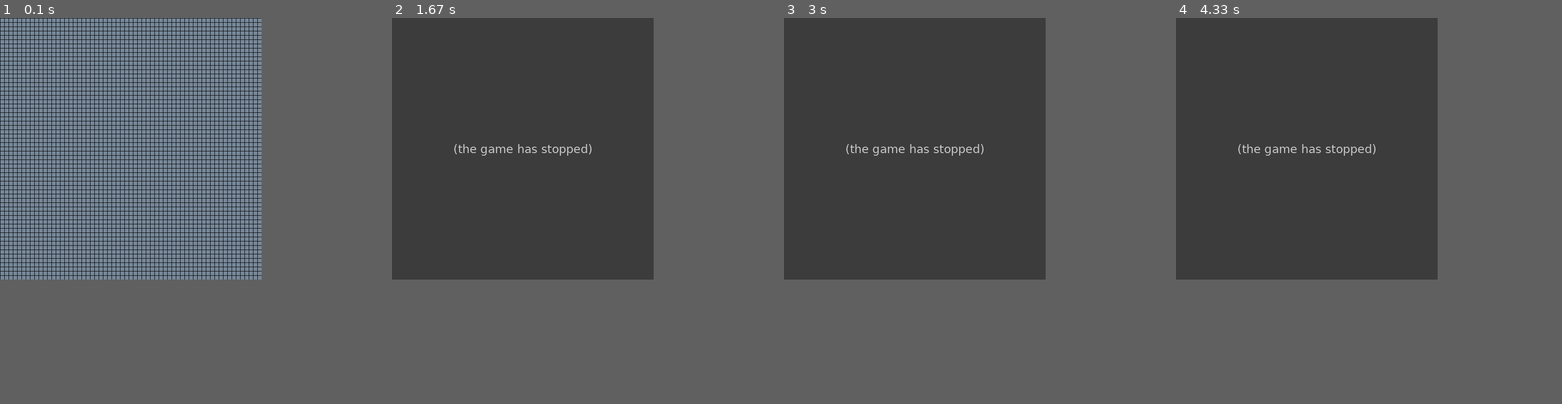
Above: before the commit, frames 1-4 (left to right).
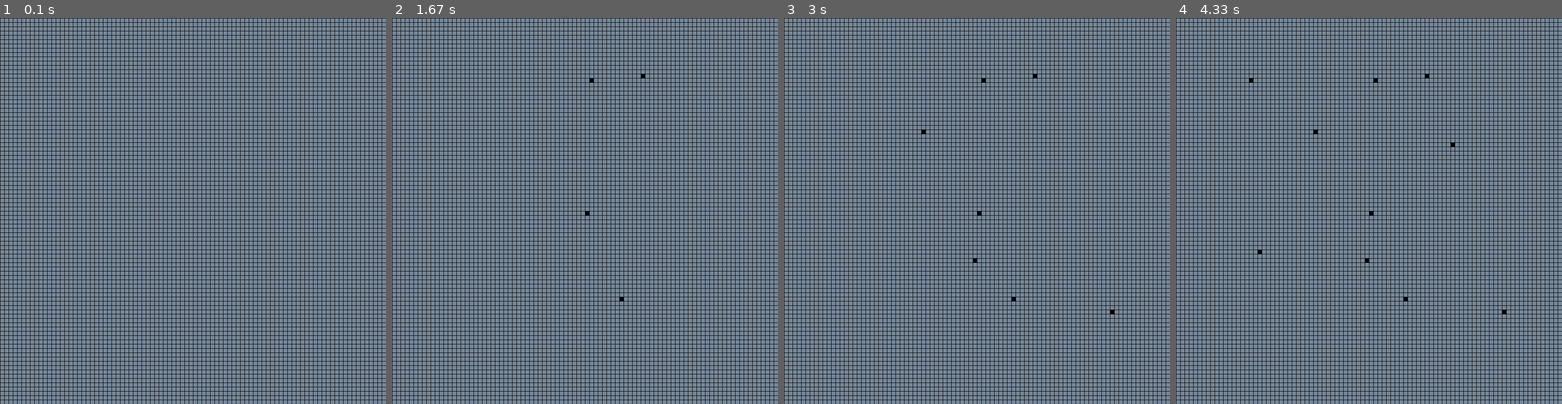
Above: after the commit, the same moments.

Repository: Igluvis/Pathfinder
Game: pygame game, started from src/run.py
Two runs of this game, one before a commit and one after it. Both use one fixed random seed, a clock stepped at 60 frames per second and the inputs below.
Inputs (mouse positions are in pixels of both pictures, inside the frame that each line leads up to):
- Up to frame 1 (0.1 s): no input
- Up to frame 2 (1.67 s): click (585, 211) at 0.38 s; click (623, 295) at 0.72 s; click (642, 75) at 1.08 s; click (592, 79) at 1.58 s
- Up to frame 3 (3 s): click (977, 257) at 1.92 s; click (922, 129) at 2.42 s; click (1112, 311) at 2.98 s
- Up to frame 4 (4.33 s): click (1450, 141) at 3.32 s; click (1253, 79) at 3.75 s; click (1260, 253) at 4.15 s
In our replay, the window is 610x610 before the commit and 900x900 after it. These sizes can differ from the game's own. Grey fills any space a smaller window leaves; there, only what the larger window draws over its background counts as a difference.

The runs differ from the first frame. In frame 1, 10% of the frame differs, in the area x 0-100%, y 0-100%; in frame 2, 56%; in frame 3, 56%; in frame 4, 56%.
Error before the commit: IndexError: list index out of range (grid.py line 38); the game stopped at 0.72 s (later frames are placeholders)

Commit message:
update exe

Diff:
--- a/src/core/pathfinder/a_star.py
+++ b/src/core/pathfinder/a_star.py
@@ -64,7 +64,7 @@
                     if not neighbor.get_end() and not neighbor.get_start():
                         neighbor.set_open()
 
-        if grid.cols < 30 and grid.rows < 30:
+        if grid.cols < 100 and grid.rows < 100:
             draw()
             clock()
 
--- a/src/core/pathfinder/dijkstra.py
+++ b/src/core/pathfinder/dijkstra.py
@@ -55,7 +55,7 @@
                     if not neighbor.get_end() and not neighbor.get_start():
                         neighbor.set_open()
 
-        if grid.cols < 30 and grid.rows < 30:
+        if grid.cols < 100 and grid.rows < 100:
             draw()
             clock()
 
--- a/src/core/pygame/visualize.py
+++ b/src/core/pygame/visualize.py
@@ -37,10 +37,10 @@
     gap_x = width // cols
     gap_y = height // rows
     for i in range(cols):
-        pygame.draw.line(win, color, (0, i * gap_x), (height, i * gap_x))
+        pygame.draw.line(win, color, (0, i*gap_x), (height, i*gap_x))
 
     for j in range(rows):
-        pygame.draw.line(win, color, (j * gap_y, 0), (j * gap_y, width))
+        pygame.draw.line(win, color, (j*gap_y, 0), (j*gap_y, width))
 
 def dynamic_color(node):
     '''
@@ -88,7 +88,7 @@
     '''
     for columns in grid.nodes:
         for node in columns:
-            pygame.draw.rect(win, get_color(node), (node.x * width, node.y * height, width, height))
+            pygame.draw.rect(win, get_color(node), (node.x*width, node.y*height, width, height))
 
 def draw(win, grid, width, height, rows, cols):
     '''
--- a/src/run.py
+++ b/src/run.py
@@ -2,15 +2,16 @@
 from core.main import main
 
 # Window
-WIDTH = 610
-HEIGHT = 610
+WIDTH = 900
+HEIGHT = 900
 WIN = pygame.display.set_mode((WIDTH, HEIGHT))
 pygame.display.set_caption("Pathfinder")
 
 # Grid
-ROWS, COLS = 61, 61
+ROWS, COLS = 90, 90
 
 # Main loop
-# if WIDTH % COLS == 0 and HEIGHT % ROWS == 0:
-main(WIN, WIDTH, HEIGHT, ROWS, COLS)
-# else: print('Node size has to be integer')
+if WIDTH % COLS == 0 and HEIGHT % ROWS == 0:
+    main(WIN, WIDTH, HEIGHT, ROWS, COLS)
+else:
+    print('Node size has to be integer')
Not shown, changed: pathfinder.exe
